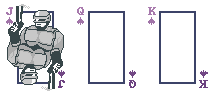
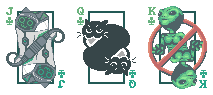
Layered file, before and after one edit (213x95). Changes by layer:
added group "Overlays" with 2 layers above "Mike" over box(6, 4, 208, 88)
added group "Mike" with 6 layers above "Varg" over box(6, 4, 208, 91)
added group "Varg" with 19 layers above "Rectangles" over box(6, 4, 208, 91)
showed group "The Voices" (11 layers), moved it into group "Varg" over box(6, 4, 208, 91)
added group "marcianito" with 8 layers in group "The Voices" over box(77, 6, 208, 89)
added group "Group 4" with 4 layers in group "marcianito" over box(77, 6, 208, 89)
added layer "Layer 17" in group "Group 4" over box(167, 39, 203, 89)
added layer "Layer 16" in group "Group 4" over box(152, 6, 188, 56)
added layer "Layer 14" in group "marcianito" over box(148, 18, 202, 67)
added layer "Layer 14 copy" in group "marcianito" over box(156, 28, 207, 77)
moved "The Powerful" into group "Varg" over box(7, 4, 64, 91)
hid "Layer 7" over box(7, 4, 64, 91)
showed "Dark Green Rectangle" over box(17, 11, 196, 84)
hid "s_collab_CYP" over box(6, 5, 208, 90)
showed "c_collab_VS" over box(6, 5, 207, 90)
